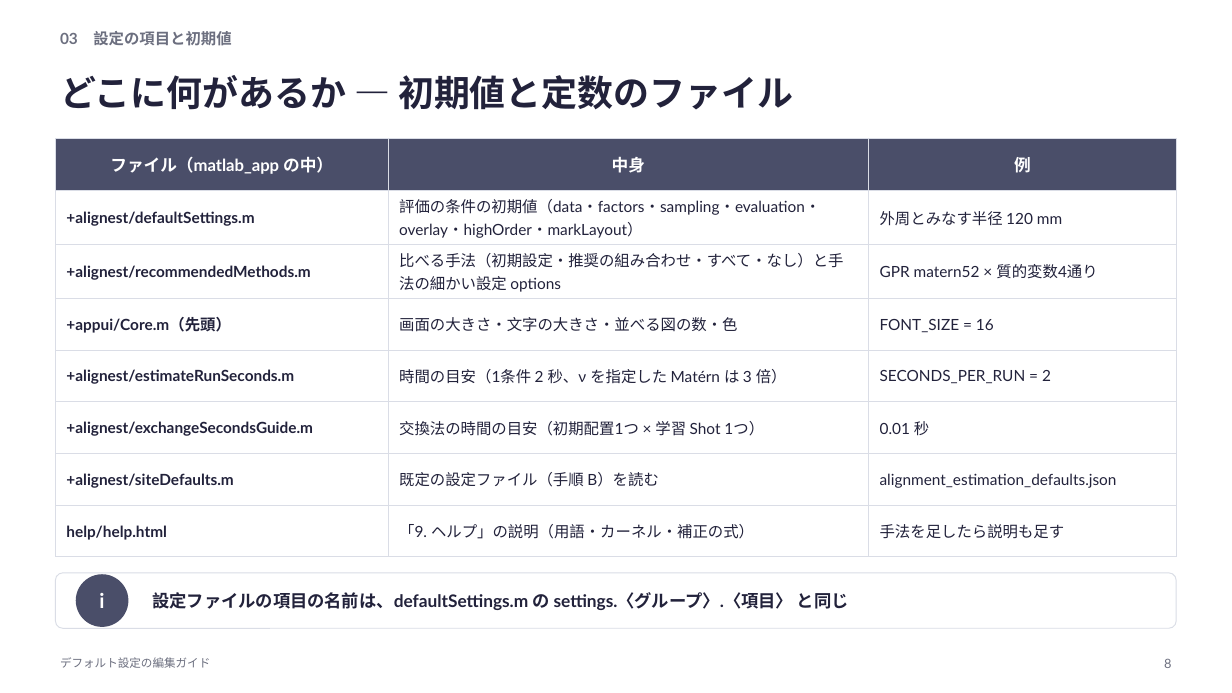
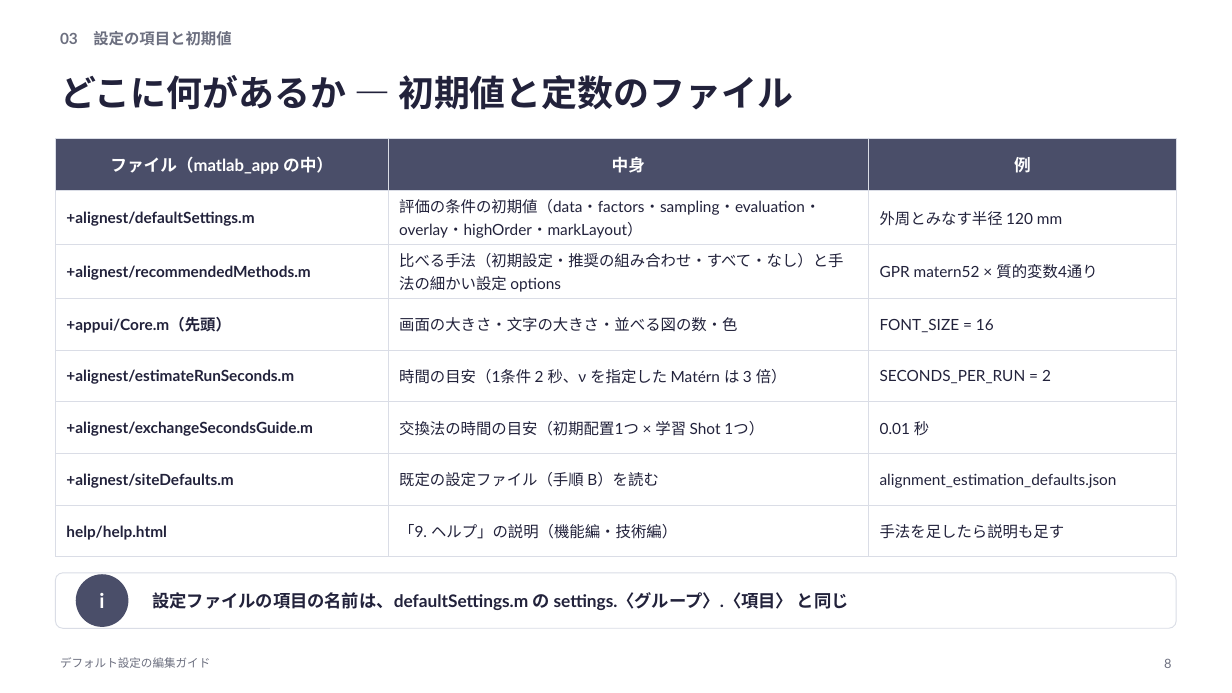
Before and after one commit to rsakamoto-0824/alignment-estimation-benchmark, a slide deck: slide 8 of matlab_app/docs/defaults_guide/デフォルト設定の編集ガイド.pptx. Drawn at 1232x693 pixels with LibreOffice and Linux fonts; fonts in the diff are those of the drawing. Boxes give left, top, right and bottom in pixels: in the first picture for what was removed or moved away, otherwise in the second. Text is boxed around its words. In the diff, an @@ line names an element or a change of style, - is before the commit and + after.

```diff
--- a/matlab_app/docs/defaults_guide/デフォルト設定の編集ガイド.pptx
+++ b/matlab_app/docs/defaults_guide/デフォルト設定の編集ガイド.pptx
@@ table at bbox=[55, 139, 1177, 553] @@
-row 8, column 2: 「9. ヘルプ」の説明（用語・カーネル・補正の式）
+row 8, column 2: 「9. ヘルプ」の説明（機能編・技術編）
```
Also in this commit, not shown: 1 other slide changed, 40 other files.
